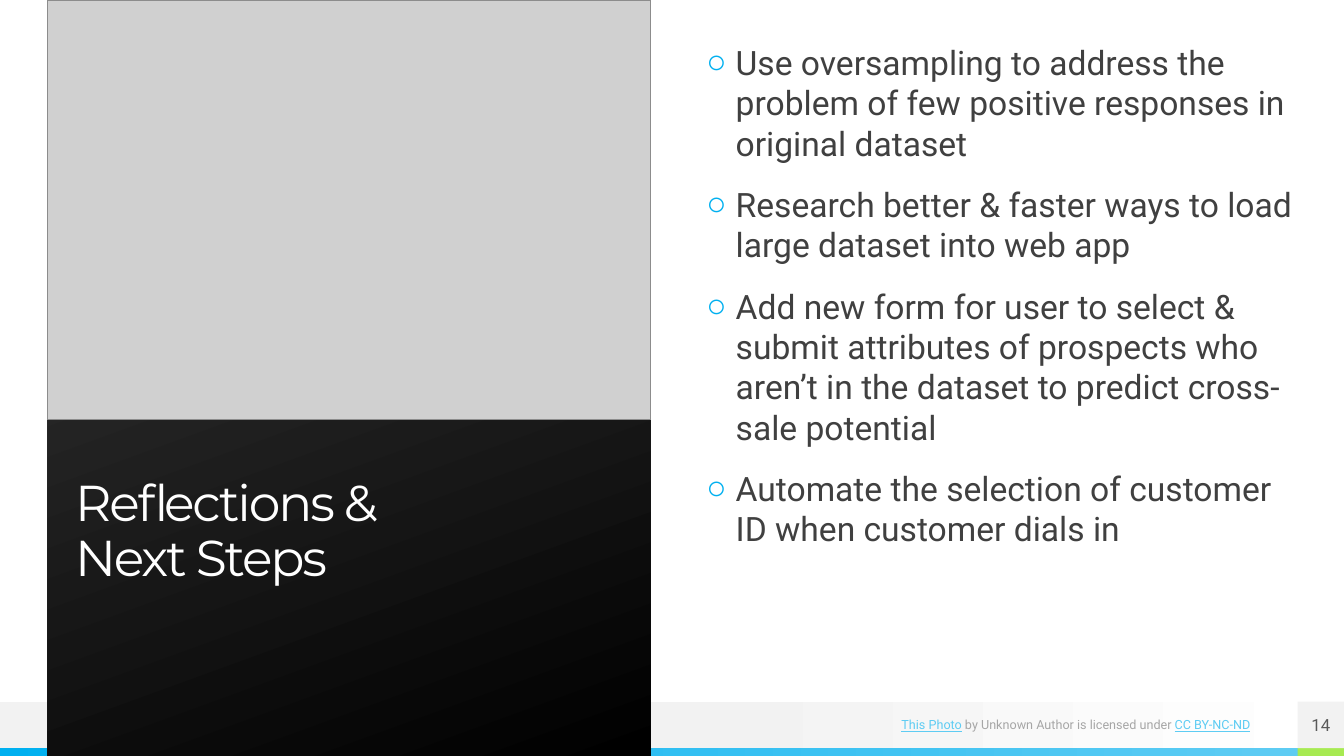
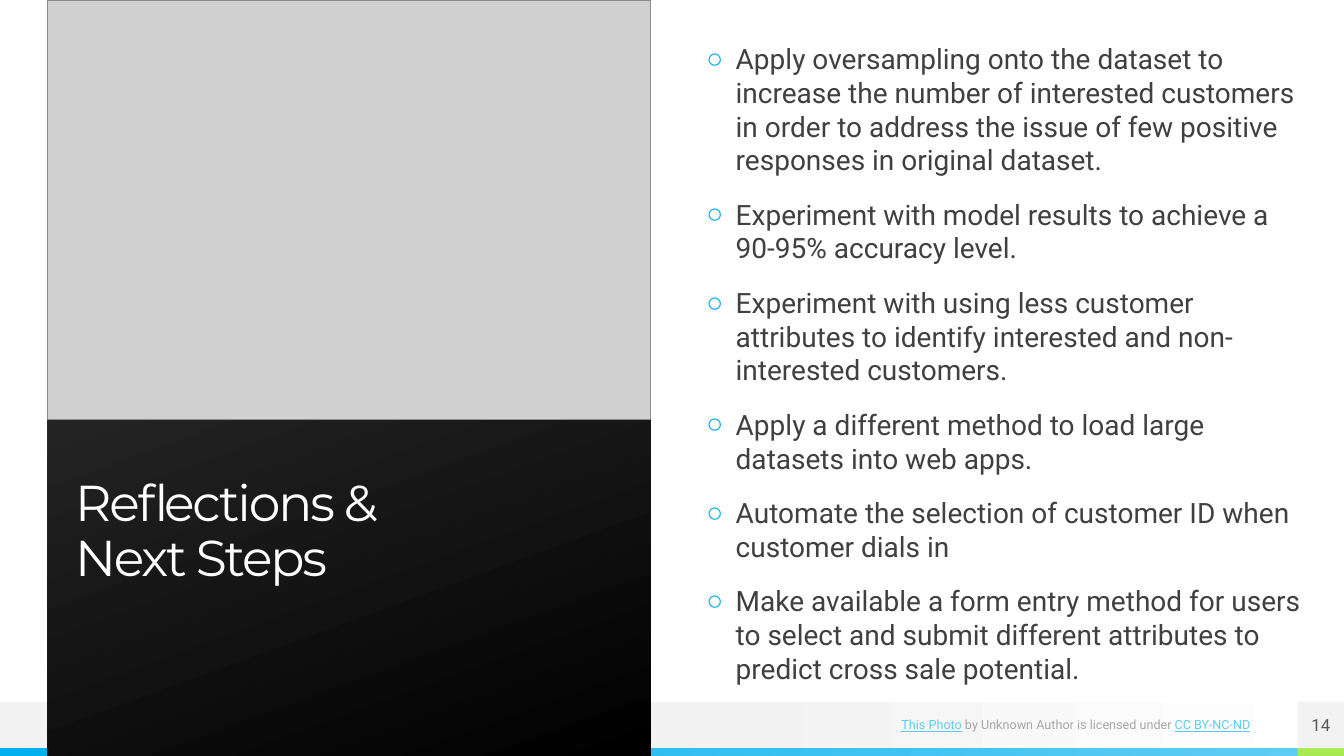
Before and after one commit to szerpa17/cross-sell-predictions, a slide deck: slide 14 of project-presentation.pptx. Drawn at 1344x756 pixels with LibreOffice and Linux fonts; fonts in the diff are those of the drawing; grey boxes stand for pictures. Boxes give left, top, right and bottom in pixels: in the first picture for what was removed or moved away, otherwise in the second. Text is boxed around its words. In the diff, an @@ line names an element or a change of style, - is before the commit and + after.

Commit message:
Updated next steps

```diff
--- a/project-presentation.pptx
+++ b/project-presentation.pptx
@@ text at (736,48,1294,475): text changed; size 24 to 20 pt @@
-○ Use oversampling to address the problem of few positive responses in original dataset
-○ Research better & faster ways to load large dataset into web app
-○ Add new form for user to select & submit attributes of prospects who aren’t in the dataset to predict cross-sale potential
+○ Apply oversampling onto the dataset to increase the number of interested customers in order to address the issue of few positive responses in original dataset.
+○ Experiment with model results to achieve a 90-95% accuracy level.
+○ Experiment with using less customer attributes to identify interested and non-interested customers.
+○ Apply a different method to load large datasets into web apps.
@@ text at (736,501,1289,558): size 24 to 20 pt in "Automate the selection of customer ID when ..." @@
@@ text at (736,589,1300,685): paragraph added @@
+○ Make available a form entry method for users to select and submit different attributes to predict cross sale potential.
```
